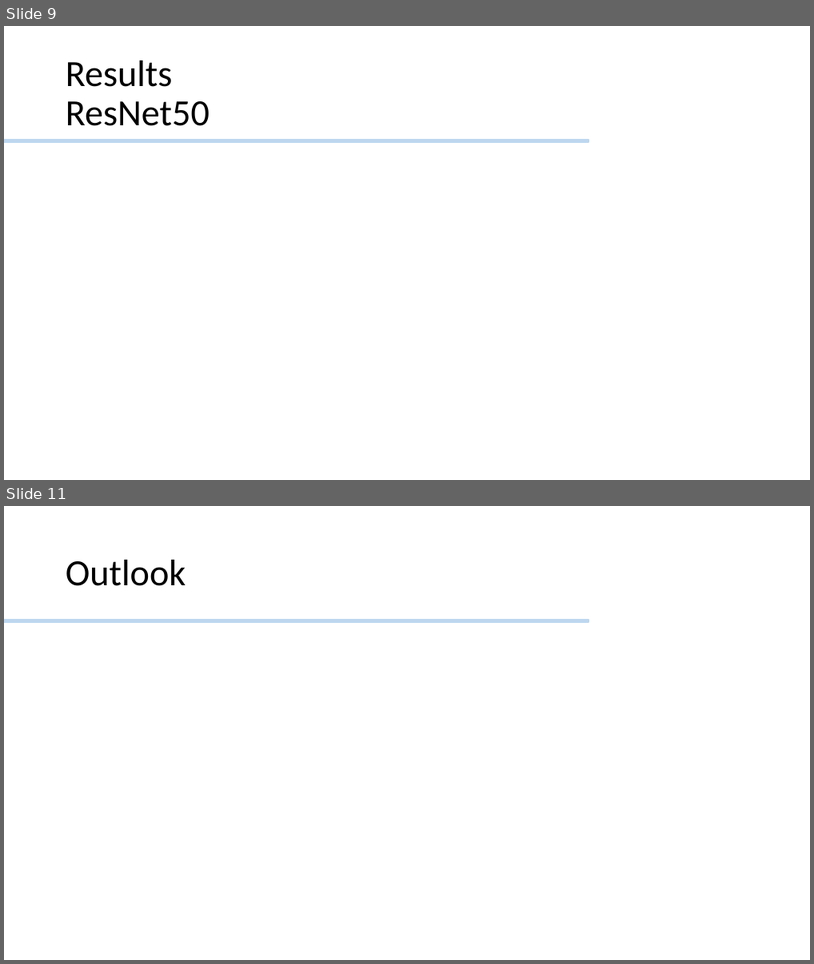
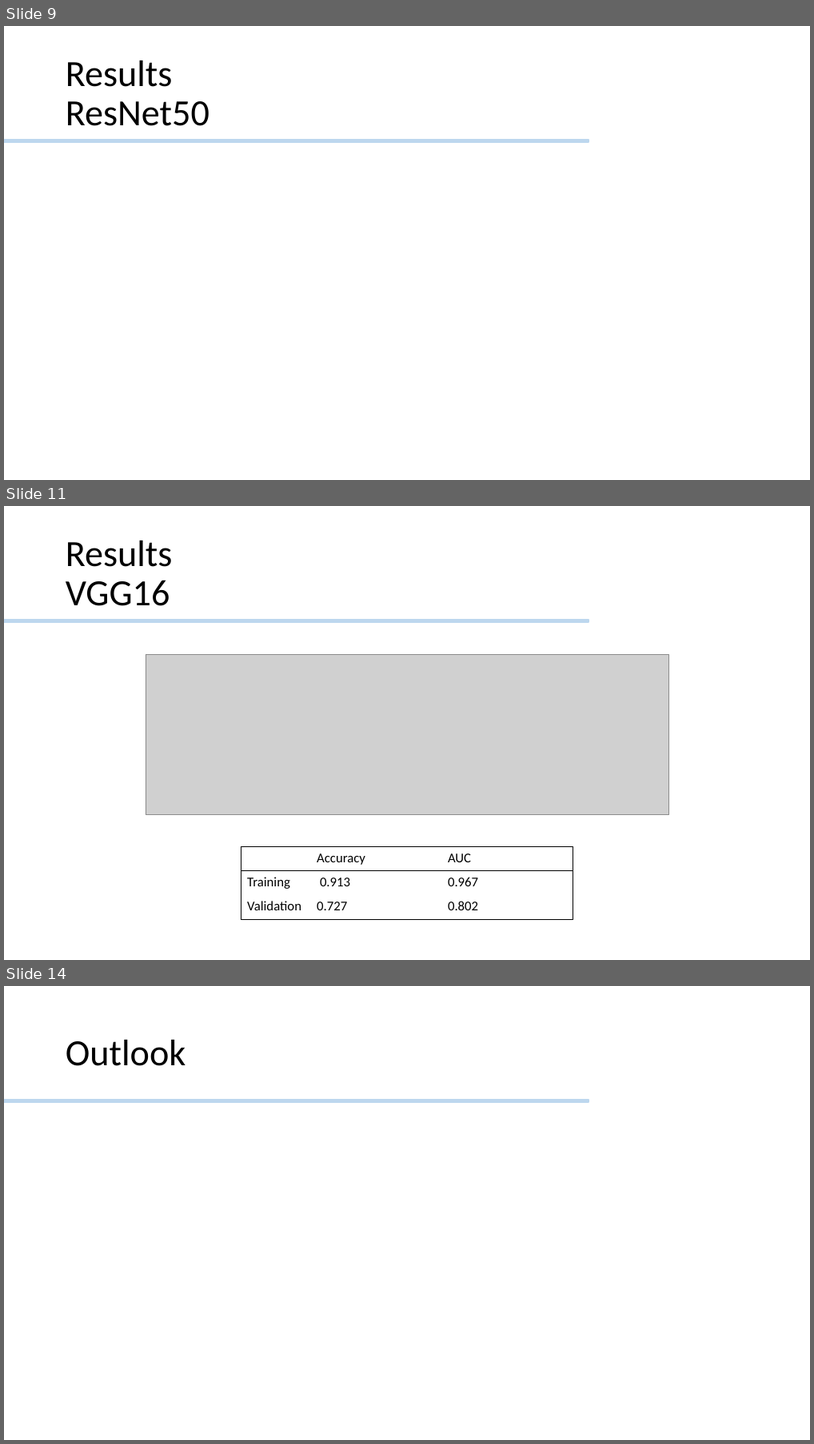
Before and after one commit to JessieMidgley/Seq-Bio-Project, a slide deck: GroupProject_finalPresentation.pptx. Shown one above the other, each under a label of ours: slides 9 and 11 before the commit, slides 9, 11 and 14 after it; the slides between them are not shown. The pictures are 814x964 and 814x1444 pixels, drawn with LibreOffice and Linux fonts; fonts in the diff are those of the drawing; grey boxes stand for pictures. Boxes give left, top, right and bottom in pixels: in the first picture for what was removed or moved away, otherwise in the second. Text is boxed around its words. In the diff, an @@ line names an element or a change of style, - is before the commit and + after.

```diff
--- a/GroupProject_finalPresentation.pptx
+++ b/GroupProject_finalPresentation.pptx
@@ slide 11 added at (x1=4, y1=506, x2=810, y2=960), background #FFFFFF @@
@@ title added at (x1=66, y1=540, x2=173, y2=606), 44 pt, text #000000 @@
+Results
+VGG16
@@ rounded rectangle added at (x1=4, y1=619, x2=589, y2=622), fill #BDD7EE, outline #BDD7EE 1 pt @@
@@ picture added at (x1=146, y1=654, x2=669, y2=815) @@
@@ table added at (x1=241, y1=847, x2=574, y2=919), 3 rows, 3 columns @@
+ | Accuracy | AUC
+Training | 0.913 | 0.967
+Validation | 0.727 | 0.802
@@ what was slide 11 is now slide 14 @@
```
Also in this commit, not shown: 1 slide changed, 3 other slides added, 1 slide removed.
